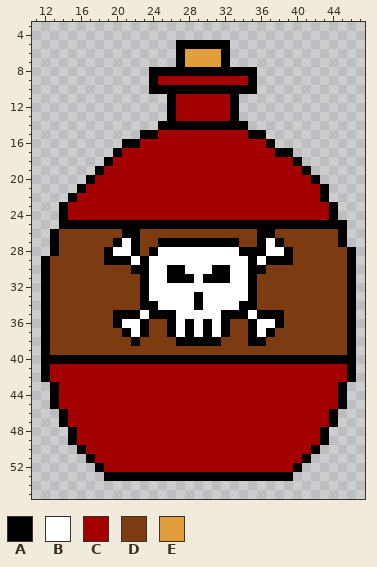
A pixel-art sprite gets an edit: DeGame/DeGame/Content/Sprites/Items/VialOfPoison.png. That is the earlier state.
The file is 60x60 pixels. Shown: x 11..47, y 3..55.
Palette (. is transparent): A #000000  B #ffffff  C #a50000  D #7c3b10  E #e29e3b
Pixels before, first column x 12:
 5 ...............AAAAAA..............
 6 ...............AEEEEA..............
 7 ...............AEEEEA..............
 8 ............AAAAAAAAAAAA...........
 9 ............ACCCCCCCCCCA...........
10 ............AAAAAAAAAAAA...........
11 ..............ACCCCCCA.............
12 ..............ACCCCCCA.............
13 ..............ACCCCCCA.............
14 .............AAAAAAAAAA............
15 ...........AACCCCCCCCCCAA..........
16 .........AACCCCCCCCCCCCCCA.........
17 ........ACCCCCCCCCCCCCCCCCAA.......
18 .......ACCCCCCCCCCCCCCCCCCCCA......
19 ......ACCCCCCCCCCCCCCCCCCCCCCA.....
20 .....ACCCCCCCCCCCCCCCCCCCCCCCCA....
21 ....ACCCCCCCCCCCCCCCCCCCCCCCCCCA...
22 ...ACCCCCCCCCCCCCCCCCCCCCCCCCCCA...
23 ..ACCCCCCCCCCCCCCCCCCCCCCCCCCCCCA..
24 ..ACCCCCCCCCCCCCCCCCCCCCCCCCCCCCA..
25 ..AAAAAAAAAAAAAAAAAAAAAAAAAAAAAAAA.
26 .ADDDDDDDAADDDDDDDDDDDDDAADDDDDDDA.
27 .ADDDDDDABADDAAAAAAAAADDABADDDDDDA.
28 .ADDDDDABBADABBBBBBBBBAAABBADDDDDDA
29 ADDDDDDAAABABBBBBBBBBBBABAAADDDDDDA
30 ADDDDDDDDDAABBAABBBAABBAADDDDDDDDDA
31 ADDDDDDDDDDABBAAABAAABBADDDDDDDDDDA
32 ADDDDDDDDDDABBBBBBBBBBBADDDDDDDDDDA
33 ADDDDDDDDDDABBBBBABBBBBADDDDDDDDDDA
34 ADDDDDDDDDDAABBBBABBBBAADDDDDDDDDDA
35 ADDDDDDDAAABAAABBBBBAAABAAADDDDDDDA
36 ADDDDDDDABBADDABABABADDABBADDDDDDDA
37 ADDDDDDDDABADDABABABADDABADDDDDDDDA
38 ADDDDDDDDDADDDDAAAAADDDAADDDDDDDDDA
39 ADDDDDDDDDDDDDDDDDDDDDDDDDDDDDDDDDA
40 AAAAAAAAAAAAAAAAAAAAAAAAAAAAAAAAAAA
41 ACCCCCCCCCCCCCCCCCCCCCCCCCCCCCCCCCA
42 ACCCCCCCCCCCCCCCCCCCCCCCCCCCCCCCCCA
43 .ACCCCCCCCCCCCCCCCCCCCCCCCCCCCCCCA.
44 .ACCCCCCCCCCCCCCCCCCCCCCCCCCCCCCCA.
45 .ACCCCCCCCCCCCCCCCCCCCCCCCCCCCCCCA.
46 ..ACCCCCCCCCCCCCCCCCCCCCCCCCCCCCA..
47 ..ACCCCCCCCCCCCCCCCCCCCCCCCCCCCCA..
48 ...ACCCCCCCCCCCCCCCCCCCCCCCCCCCA...
49 ...ACCCCCCCCCCCCCCCCCCCCCCCCCCCA...
50 ....ACCCCCCCCCCCCCCCCCCCCCCCCCA....
51 .....ACCCCCCCCCCCCCCCCCCCCCCCA.....
52 ......ACCCCCCCCCCCCCCCCCCCCCA......
53 .......AAAAAAAAAAAAAAAAAAAAA.......
Once edited:
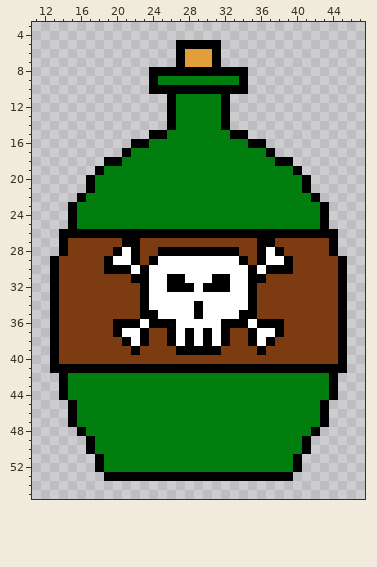
Diff:
colour C: #a50000 -> #007f0e
Changed rows in their new state; - is a pixel that keeps its letter.
first column x 12:
 5 --------------------.--------------
 6 -------------------A.--------------
 7 -------------------A.--------------
 8 -----------------------.-----------
 9 ----------------------A.-----------
10 -----------------------.-----------
11 --------------------A.-------------
12 --------------------A.-------------
13 --------------------A.-------------
14 -------------.-CCCCC-..------------
15 -----------.-A-------AA..----------
16 ---------.-A-----------AA.---------
17 --------.A---------------A..-------
18 --------A-----------------AA.------
19 ----------------------------A.-----
20 -----------------------------A.----
21 ----.A-----------------------A..---
22 ---.A-------------------------A.---
23 --.A---------------------------A.--
24 --.A---------------------------A.--
25 --.-CCCCCCCCCCCCCCCCCCCCCCCCCCC-..-
26 -.AAAAAAA--AAAAAAAAAAAAA--AAAAAAA.-
27 -.A-----DA---DDDDDDDDD---AD-----A.-
28 -.A----DA---DAAAAAAAAADD--AD----A..
29 .A------BBADA---------ADABB------A.
30 .A-----AAAB---BB---BB---BAAA-----A.
31 .A--------A-----B-B-----A--------A.
32 .A------------AAA-AAA------------A.
33 .A---------------B---------------A.
34 .A----------B---------B----------A.
35 .A------DDDA-BB--A--BB-ADDD------A.
36 .A-------AABAA--B-B--AABAA-------A.
37 .A------AB---------------BA------A.
38 .A-------ABA--AB-B-BA---BA-------A.
39 .A--------A----AAAAA----A--------A.
40 .-DDDDDDDDDDDDDDDDDDDDDDDDDDDDDDD-.
41 .AAAAAAAAAAAAAAAAAAAAAAAAAAAAAAAAA.
42 ..A-----------------------------A..
43 -.A-----------------------------A.-
44 -.A-----------------------------A.-
45 -..A---------------------------A..-
46 --.A---------------------------A.--
47 --.A---------------------------A.--
48 ---.A-------------------------A.---
49 ---..A-----------------------A..---
50 ----.A-----------------------A.----
51 -----.A---------------------A.-----
